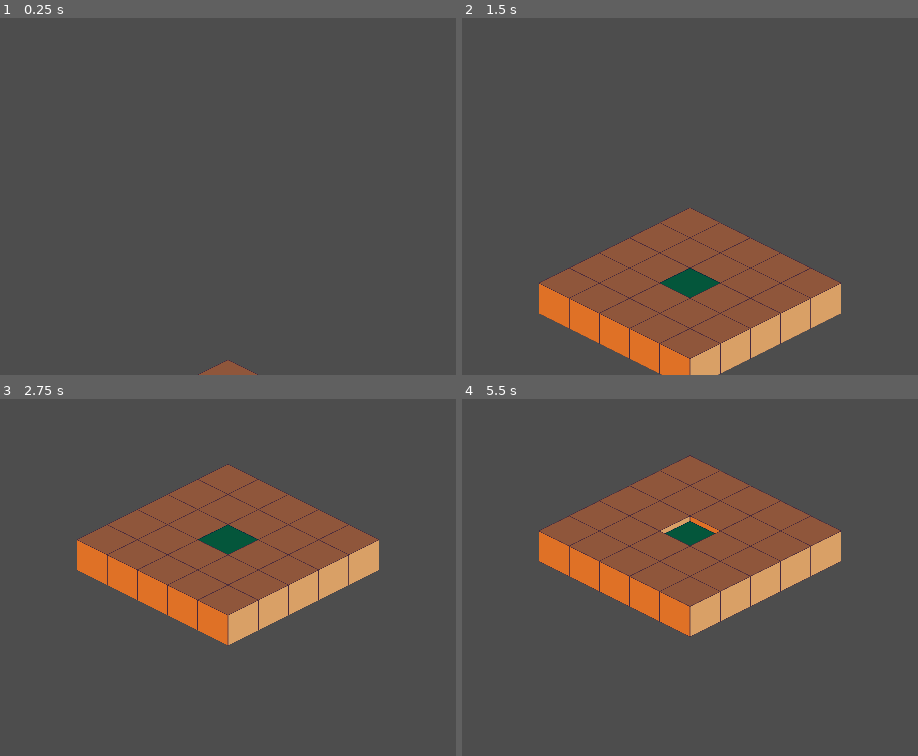
Above: before the commit, frames 1-4 (two rows, left to right).
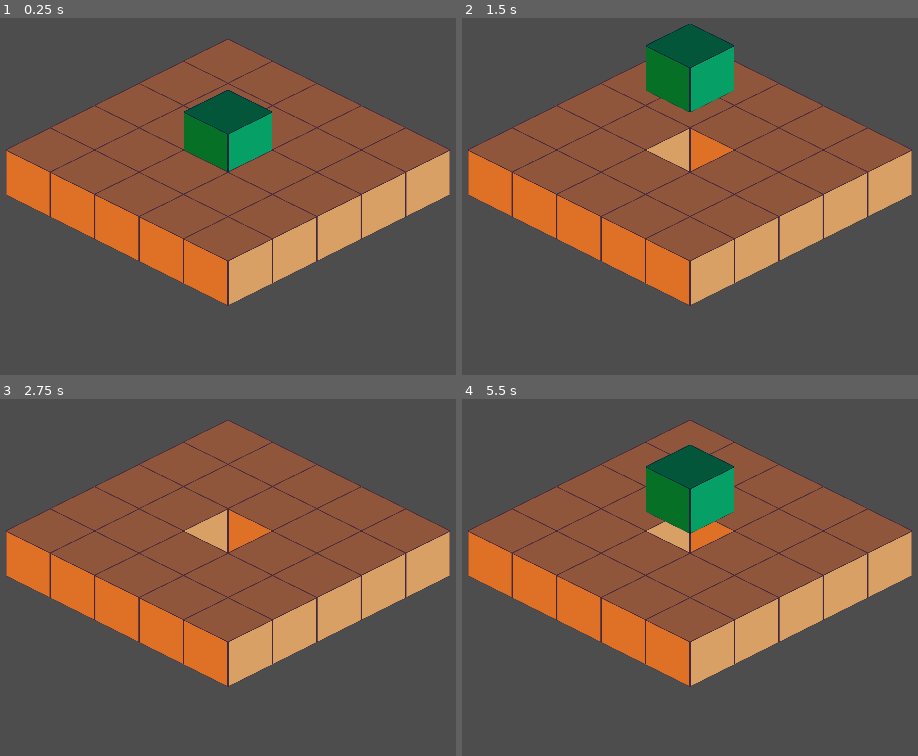
Above: after the commit, the same moments.

Repository: b-turchyn/godot-isometric-with-nodes
Game: Godot game, scene res://scenes/after.tscn
The game is run twice, just before and just after one commit, with the same random seed, the same clock (stepped at 60 frames per second) and the same inputs. The project has no main scene, so this scene is started directly.
Inputs:
- Up to frame 1 (0.25 s): no input
- Up to frame 2 (1.5 s): no input
- Up to frame 3 (2.75 s): no input
- Up to frame 4 (5.5 s): no input

The runs differ from the first frame. In frame 1, 43% of the frame differs, in the area x 1-99%, y 5-100%; in frame 2, 55%, in the area x 1-99%, y 1-100%; in frame 3, 30%; in frame 4, 33%.

Commit message:
Add README

Diff:
--- a/project.godot
+++ b/project.godot
@@ -17,8 +17,12 @@
 
 [display]
 
-window/size/mode=2
 window/stretch/mode="canvas_items"
+
+[editor]
+
+movie_writer/movie_file="/Users/lightstalker/isometric-with-nodes/after.avi"
+movie_writer/fps=30
 
 [rendering]
 
--- a/scenes/after.tscn
+++ b/scenes/after.tscn
@@ -1,18 +1,7 @@
-[gd_scene load_steps=8 format=3 uid="uid://hklm4gf8edr"]
+[gd_scene load_steps=7 format=3 uid="uid://hklm4gf8edr"]
 
+[ext_resource type="TileSet" uid="uid://d1c3j5a2o24wr" path="res://assets/tileset.tres" id="1_iggu7"]
 [ext_resource type="Texture2D" uid="uid://c3h4fbwcaiqq1" path="res://assets/tile.png" id="2_dg6ar"]
-
-[sub_resource type="TileSetAtlasSource" id="TileSetAtlasSource_xycan"]
-texture = ExtResource("2_dg6ar")
-texture_region_size = Vector2i(256, 256)
-0:0/0 = 0
-0:0/0/texture_origin = Vector2i(0, -64)
-0:1/0 = 0
-
-[sub_resource type="TileSet" id="TileSet_pqxa6"]
-tile_shape = 1
-tile_size = Vector2i(256, 128)
-sources/0 = SubResource("TileSetAtlasSource_xycan")
 
 [sub_resource type="Animation" id="Animation_wwm2p"]
 length = 0.001
@@ -24,7 +13,7 @@
 tracks/0/loop_wrap = true
 tracks/0/keys = {
 "handle_modes": PackedInt32Array(0),
-"points": PackedFloat32Array(-1300, -0.25, 0, 0.25, 0),
+"points": PackedFloat32Array(2.08165e-12, -0.25, 0, 0.25, 0),
 "times": PackedFloat32Array(0)
 }
 tracks/1/type = "bezier"
@@ -81,7 +70,7 @@
 
 [node name="TileMap" type="TileMap" parent="."]
 y_sort_enabled = true
-tile_set = SubResource("TileSet_pqxa6")
+tile_set = ExtResource("1_iggu7")
 format = 2
 layer_0/y_sort_enabled = true
 layer_0/tile_data = PackedInt32Array(-262145, 0, 0, -196609, 0, 0, -131074, 0, 0, -65538, 0, 0, -3, 0, 0, 65534, 0, 0,  …(240 unchanged characters)…
@@ -96,13 +85,13 @@
 offset = Vector2(2.08165e-12, 64)
 
 [node name="Camera2D" type="Camera2D" parent="."]
-position = Vector2(2.97984e-12, -1300)
-zoom = Vector2(0.34, 0.34)
+position = Vector2(2.08165e-12, 2.08165e-12)
+zoom = Vector2(0.5, 0.5)
 
 [node name="AnimationPlayer" type="AnimationPlayer" parent="."]
 unique_name_in_owner = true
 libraries = {
 "": SubResource("AnimationLibrary_7hl8h")
 }
-autoplay = "move"
+autoplay = "tile_anim"
 next/move = &"tile_anim"
--- a/scenes/before.tscn
+++ b/scenes/before.tscn
@@ -13,7 +13,7 @@
 tracks/0/loop_wrap = true
 tracks/0/keys = {
 "handle_modes": PackedInt32Array(0),
-"points": PackedFloat32Array(-1300, -0.25, 0, 0.25, 0),
+"points": PackedFloat32Array(2.08165e-12, -0.25, 0, 0.25, 0),
 "times": PackedFloat32Array(0)
 }
 tracks/1/type = "bezier"
@@ -83,13 +83,14 @@
 offset = Vector2(2.08165e-12, 64)
 
 [node name="Camera2D" type="Camera2D" parent="."]
-position = Vector2(2.97984e-12, -1300)
-zoom = Vector2(0.34, 0.34)
+position = Vector2(2.97984e-12, 2.08165e-12)
+zoom = Vector2(0.5, 0.5)
 
 [node name="AnimationPlayer" type="AnimationPlayer" parent="."]
 unique_name_in_owner = true
 libraries = {
 "": SubResource("AnimationLibrary_7hl8h")
 }
-autoplay = "move"
+autoplay = "tile_anim"
+next/RESET = &"tile_anim"
 next/move = &"tile_anim"
Binary file added: after.gif
Binary file added: before.gif
Not shown, added: README.md
